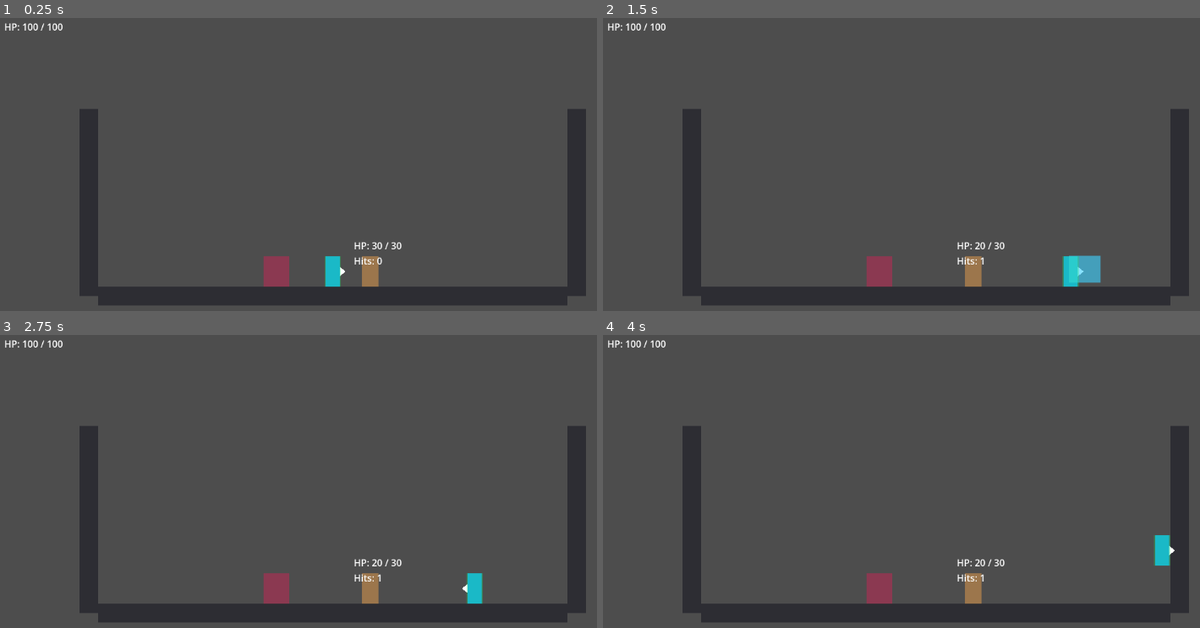
Above: before the commit, frames 1-4 (two rows, left to right).
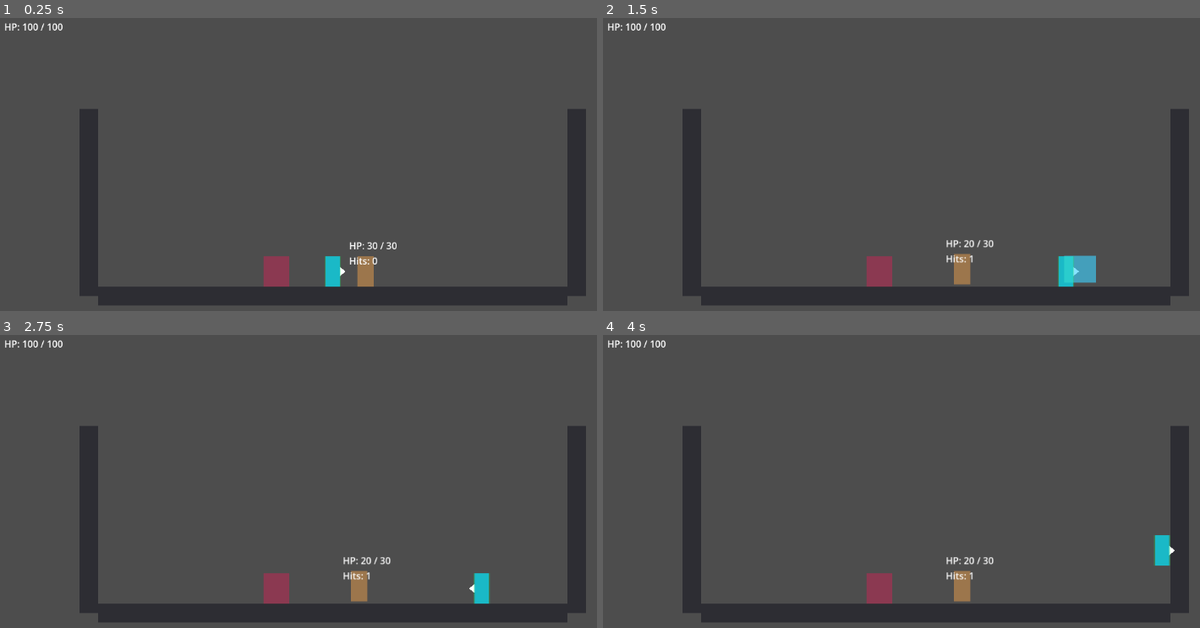
Above: after the commit, the same moments.

Repository: viennguyen2412/stick-rush-last-floor
Game: Godot game, scene res://scenes/levels/DebugArena.tscn
Same seed, same stepped clock (60 frames per second), same inputs: the game is played once before the commit and once after it.
Inputs:
- Up to frame 1 (0.25 s): no input
- Up to frame 2 (1.5 s): tap Enter at 0.5 s; hold D (move_right) from 0.53 s (still down); tap J (attack) at 0.6 s; tap Space (jump_dash) at 0.77 s; tap L (dodge_parry) at 1.35 s
- Up to frame 3 (2.75 s): tap Space (jump_dash) at 1.52 s; release D (move_right) at 2.03 s; hold A (move_left) from 2.03 s (still down); tap J (attack) at 2.1 s
- Up to frame 4 (4 s): release A (move_left) at 2.78 s; hold D (move_right) from 2.78 s (still down); tap L (dodge_parry) at 2.85 s; tap Space (jump_dash) at 3.02, 3.77 s; tap J (attack) at 3.6 s

The runs differ from the first frame. In frame 1, 0.4% of the frame differs, in the area x 58-68%, y 76-92%; in frame 2, 0.9%; in frame 3, 0.9%, in the area x 57-83%, y 75-92%; in frame 4, 0.6%.

Commit message:
Add hitstop and damage feedback to combat scenes

Diff:
--- a/scenes/combat/DebugHitTarget.tscn
+++ b/scenes/combat/DebugHitTarget.tscn
@@ -1,8 +1,9 @@
-[gd_scene load_steps=4 format=3]
+[gd_scene load_steps=5 format=3]
 
 [ext_resource type="Script" path="res://scripts/combat/debug_hit_target.gd" id="1_debug_hit_target"]
 [ext_resource type="PackedScene" path="res://scenes/combat/Hurtbox.tscn" id="2_hurtbox"]
 [ext_resource type="Script" path="res://scripts/combat/health_component.gd" id="3_health_component"]
+[ext_resource type="Script" path="res://scripts/combat/damage_feedback_component.gd" id="4_damage_feedback"]
 
 [node name="DebugHitTarget" type="Node2D"]
 script = ExtResource("1_debug_hit_target")
@@ -19,6 +20,10 @@
 max_health = 30.0
 current_health = 30.0
 
+[node name="DamageFeedback" type="Node" parent="."]
+script = ExtResource("4_damage_feedback")
+position_knockback_scale = 0.06
+
 [node name="HitCountLabel" type="Label" parent="."]
 offset_left = -28.0
 offset_top = -82.0
--- /dev/null
+++ b/scenes/combat/ImpactFlash.tscn
@@ -0,0 +1,10 @@
+[gd_scene load_steps=2 format=3]
+
+[ext_resource type="Script" path="res://scripts/combat/impact_fx.gd" id="1_impact_fx"]
+
+[node name="ImpactFlash" type="Node2D"]
+script = ExtResource("1_impact_fx")
+
+[node name="Visual" type="Polygon2D" parent="."]
+color = Color(1, 0.88, 0.2, 0.85)
+polygon = PackedVector2Array(0, -12, 5, -4, 14, -3, 7, 3, 9, 12, 0, 7, -9, 12, -7, 3, -14, -3, -5, -4)
--- a/scenes/levels/DebugArena.tscn
+++ b/scenes/levels/DebugArena.tscn
@@ -1,9 +1,11 @@
-[gd_scene load_steps=7 format=3 uid="uid://cxeujvits1u3y"]
+[gd_scene load_steps=9 format=3 uid="uid://cxeujvits1u3y"]
 
 [ext_resource type="PackedScene" path="res://scenes/player/Player.tscn" id="1_player"]
 [ext_resource type="PackedScene" path="res://scenes/combat/DebugHitTarget.tscn" id="2_debug_hit_target"]
 [ext_resource type="PackedScene" path="res://scenes/ui/HUD.tscn" id="3_hud"]
 [ext_resource type="PackedScene" path="res://scenes/combat/DebugDamageZone.tscn" id="4_debug_damage_zone"]
+[ext_resource type="Script" path="res://scripts/combat/hitstop_manager.gd" id="5_hitstop_manager"]
+[ext_resource type="Script" path="res://scripts/combat/camera_shake_2d.gd" id="6_camera_shake"]
 
 [sub_resource type="RectangleShape2D" id="RectangleShape2D_floor"]
 size = Vector2(800, 32)
@@ -12,6 +14,9 @@
 size = Vector2(32, 320)
 
 [node name="DebugArena" type="Node2D" unique_id=521699019]
+
+[node name="HitstopManager" type="Node" parent="."]
+script = ExtResource("5_hitstop_manager")
 
 [node name="Floor" type="StaticBody2D" parent="." unique_id=74871838]
 position = Vector2(0, 300)
@@ -50,13 +55,14 @@
 position = Vector2(0, 284)
 
 [node name="EnemyDebugTarget" parent="." instance=ExtResource("2_debug_hit_target")]
-position = Vector2(64, 284)
+position = Vector2(56, 284)
 
 [node name="PlayerDamageZone" parent="." instance=ExtResource("4_debug_damage_zone")]
 position = Vector2(-96, 258)
 
 [node name="Camera2D" type="Camera2D" parent="." unique_id=1455151369]
 position = Vector2(0, 140)
+script = ExtResource("6_camera_shake")
 
 [node name="HUDLayer" type="CanvasLayer" parent="."]
 
--- a/scenes/player/Player.tscn
+++ b/scenes/player/Player.tscn
@@ -1,10 +1,11 @@
-[gd_scene load_steps=7 format=3]
+[gd_scene load_steps=8 format=3]
 
 [ext_resource type="Script" path="res://scripts/player/player_controller.gd" id="1_player_controller"]
 [ext_resource type="Script" path="res://scripts/player/player_combat.gd" id="2_player_combat"]
 [ext_resource type="PackedScene" path="res://scenes/combat/Hitbox.tscn" id="3_hitbox"]
 [ext_resource type="PackedScene" path="res://scenes/combat/Hurtbox.tscn" id="4_hurtbox"]
 [ext_resource type="Script" path="res://scripts/combat/health_component.gd" id="5_health_component"]
+[ext_resource type="Script" path="res://scripts/combat/damage_feedback_component.gd" id="6_damage_feedback"]
 
 [sub_resource type="RectangleShape2D" id="RectangleShape2D_player"]
 size = Vector2(28, 52)
@@ -38,5 +39,8 @@
 max_health = 100.0
 current_health = 100.0
 
+[node name="DamageFeedback" type="Node" parent="."]
+script = ExtResource("6_damage_feedback")
+
 [node name="PlayerCombat" type="Node" parent="."]
 script = ExtResource("2_player_combat")
--- /dev/null
+++ b/scripts/combat/camera_shake_2d.gd
@@ -0,0 +1,36 @@
+class_name CameraShake2D
+extends Camera2D
+
+
+@export var decay: float = 9.0
+@export var max_offset: Vector2 = Vector2(7.0, 5.0)
+@export var max_rotation: float = 0.012
+
+var _trauma: float = 0.0
+var _base_offset: Vector2 = Vector2.ZERO
+var _base_rotation: float = 0.0
+
+
+func _ready() -> void:
+	add_to_group(&"screen_shake")
+	_base_offset = offset
+	_base_rotation = rotation
+
+
+func _process(delta: float) -> void:
+	if _trauma <= 0.0:
+		offset = _base_offset
+		rotation = _base_rotation
+		return
+
+	_trauma = maxf(_trauma - decay * delta, 0.0)
+	var strength: float = _trauma * _trauma
+	offset = _base_offset + Vector2(
+		randf_range(-max_offset.x, max_offset.x),
+		randf_range(-max_offset.y, max_offset.y)
+	) * strength
+	rotation = _base_rotation + randf_range(-max_rotation, max_rotation) * strength
+
+
+func request_shake(amount: float) -> void:
+	_trauma = clampf(_trauma + amount, 0.0, 1.0)
--- /dev/null
+++ b/scripts/combat/damage_feedback_component.gd
@@ -0,0 +1,111 @@
+class_name DamageFeedbackComponent
+extends Node
+
+
+const HITSTOP_MANAGERS_GROUP: StringName = &"hitstop_managers"
+const SCREEN_SHAKE_GROUP: StringName = &"screen_shake"
+const DEFAULT_IMPACT_FX_SCENE: PackedScene = preload("res://scenes/combat/ImpactFlash.tscn")
+
+
+@export var health_path: NodePath = ^"../Health"
+@export var body_path: NodePath = ^".."
+@export var impact_fx_scene: PackedScene = DEFAULT_IMPACT_FX_SCENE
+@export var position_knockback_scale: float = 0.12
+@export var screen_shake_multiplier: float = 1.0
+
+var _health: HealthComponent
+var _body: Node2D
+
+
+func _ready() -> void:
+	_health = get_node_or_null(health_path) as HealthComponent
+	_body = get_node_or_null(body_path) as Node2D
+
+	if _health != null:
+		_health.damaged.connect(_on_damaged)
+
+
+func _on_damaged(_amount: float, source: Hitbox, packet: DamagePacket) -> void:
+	if packet == null:
+		return
+
+	_request_hitstop(packet.hitstop)
+	_apply_knockback(source, packet.knockback)
+	_request_screen_shake(packet)
+	_spawn_impact_fx(source)
+
+
+func _request_hitstop(duration: float) -> void:
+	if duration <= 0.0:
+		return
+
+	var manager: Node = get_tree().get_first_node_in_group(HITSTOP_MANAGERS_GROUP)
+	if manager != null and manager.has_method("request_hitstop"):
+		manager.call("request_hitstop", duration)
+
+
+func _apply_knockback(source: Hitbox, knockback: Vector2) -> void:
+	if _body == null or knockback == Vector2.ZERO:
+		return
+
+	var resolved_knockback: Vector2 = _resolve_knockback(source, knockback)
+	if _body.has_method("apply_external_impulse"):
+		_body.call("apply_external_impulse", resolved_knockback)
+		return
+
+	var character_body: CharacterBody2D = _body as CharacterBody2D
+	if character_body != null:
+		character_body.velocity += resolved_knockback
+		return
+
+	_body.global_position += resolved_knockback * position_knockback_scale
+
+
+func _resolve_knockback(source: Hitbox, knockback: Vector2) -> Vector2:
+	var resolved_knockback: Vector2 = knockback
+	if source == null or _body == null or is_zero_approx(knockback.x):
+		return resolved_knockback
+
+	var direction: float = signf(_body.global_position.x - source.global_position.x)
+	if is_zero_approx(direction):
+		direction = signf(knockback.x)
+
+	if is_zero_approx(direction):
+		direction = 1.0
+
+	resolved_knockback.x = absf(knockback.x) * direction
+	return resolved_knockback
+
+
+func _request_screen_shake(packet: DamagePacket) -> void:
+	var shake: Node = get_tree().get_first_node_in_group(SCREEN_SHAKE_GROUP)
+	if shake == null or not shake.has_method("request_shake"):
+		return
+
+	var knockback_strength: float = absf(packet.knockback.x) / 900.0
+	var hitstop_strength: float = packet.hitstop * 3.0
+	var amount: float = clampf((knockback_strength + hitstop_strength) * screen_shake_multiplier, 0.05, 0.35)
+	shake.call("request_shake", amount)
+
+
+func _spawn_impact_fx(source: Hitbox) -> void:
+	if impact_fx_scene == null or _body == null:
+		return
+
+	var fx: Node2D = impact_fx_scene.instantiate() as Node2D
+	if fx == null:
+		return
+
+	var fx_parent: Node = get_tree().current_scene
+	if fx_parent == null:
+		fx_parent = get_tree().root
+
+	fx_parent.add_child(fx)
+	fx.global_position = _get_impact_position(source)
+
+
+func _get_impact_position(source: Hitbox) -> Vector2:
+	if source == null or _body == null:
+		return _body.global_position
+
+	return source.global_position.lerp(_body.global_position, 0.55)
--- a/scripts/combat/hitstop_manager.gd
+++ b/scripts/combat/hitstop_manager.gd
@@ -2,5 +2,49 @@
 extends Node
 
 
+const HITSTOP_MANAGERS_GROUP: StringName = &"hitstop_managers"
+
+
+@export var hitstop_time_scale: float = 0.08
+
+var _end_time_msec: int = 0
+var _is_active: bool = false
+
+
 func _ready() -> void:
-	pass
+	add_to_group(HITSTOP_MANAGERS_GROUP)
+
+
+func _process(_delta: float) -> void:
+	if not _is_active:
+		return
+
+	if Time.get_ticks_msec() < _end_time_msec:
+		return
+
+	_finish_hitstop()
+
+
+func _exit_tree() -> void:
+	if _is_active:
+		_finish_hitstop()
+
+
+func request_hitstop(duration: float) -> void:
+	if duration <= 0.0:
+		return
+
+	var duration_msec: int = int(roundf(duration * 1000.0))
+	_end_time_msec = maxi(_end_time_msec, Time.get_ticks_msec() + duration_msec)
+
+	if _is_active:
+		return
+
+	_is_active = true
+	Engine.time_scale = clampf(hitstop_time_scale, 0.01, 1.0)
+
+
+func _finish_hitstop() -> void:
+	_is_active = false
+	_end_time_msec = 0
+	Engine.time_scale = 1.0
--- /dev/null
+++ b/scripts/combat/impact_fx.gd
@@ -0,0 +1,30 @@
+class_name ImpactFX
+extends Node2D
+
+
+@export var lifetime: float = 0.18
+@export var start_scale: Vector2 = Vector2(0.35, 0.35)
+@export var end_scale: Vector2 = Vector2(1.25, 1.25)
+
+var _time_left: float = 0.0
+var _visual: Polygon2D
+
+
+func _ready() -> void:
+	_time_left = maxf(lifetime, 0.01)
+	scale = start_scale
+	_visual = get_node_or_null("Visual") as Polygon2D
+
+
+func _process(delta: float) -> void:
+	_time_left -= delta
+	var progress: float = 1.0 - clampf(_time_left / maxf(lifetime, 0.01), 0.0, 1.0)
+	scale = start_scale.lerp(end_scale, progress)
+
+	if _visual != null:
+		var color: Color = _visual.color
+		color.a = 1.0 - progress
+		_visual.color = color
+
+	if _time_left <= 0.0:
+		queue_free()
--- a/scripts/player/player_controller.gd
+++ b/scripts/player/player_controller.gd
@@ -71,3 +71,10 @@
 func _on_died() -> void:
 	_is_dead = true
 	velocity = Vector2.ZERO
+
+
+func apply_external_impulse(impulse: Vector2) -> void:
+	if _is_dead:
+		return
+
+	velocity += impulse
Not shown, added: scripts/combat/camera_shake_2d.gd.uid
Not shown, added: scripts/combat/damage_feedback_component.gd.uid
Not shown, added: scripts/combat/impact_fx.gd.uid
